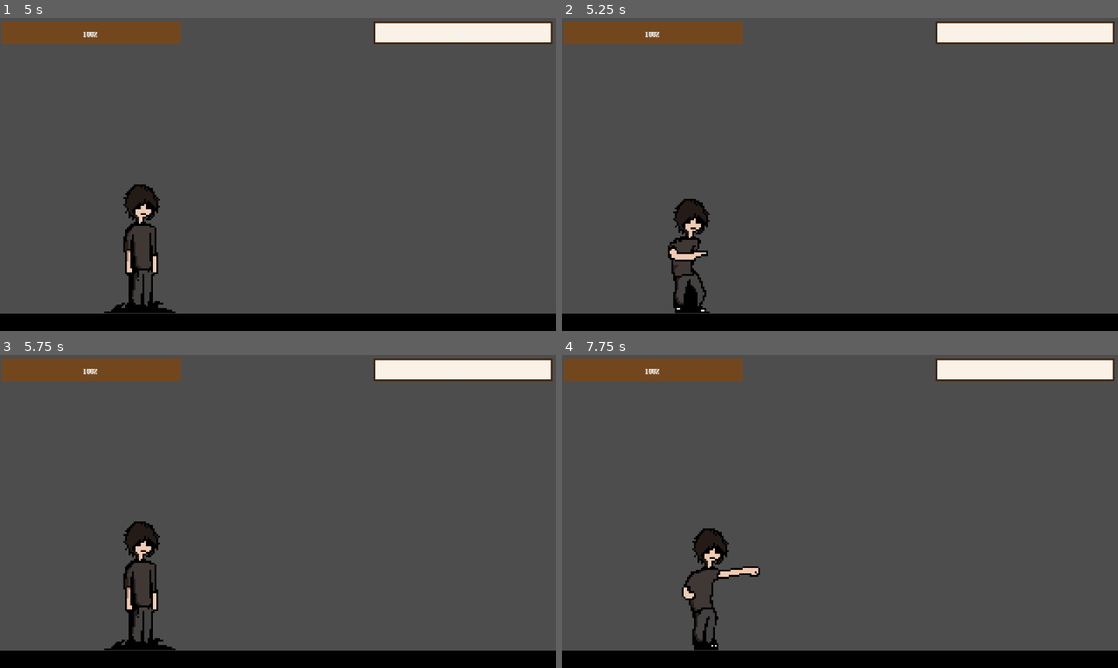
Above: before the commit, frames 1-4 (two rows, left to right).
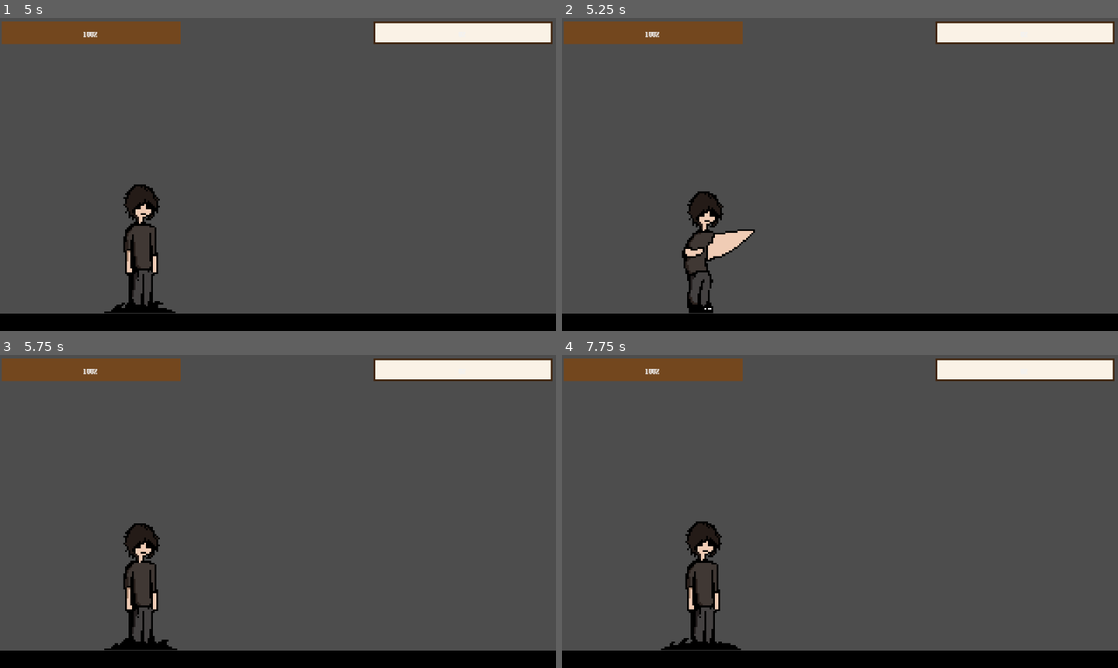
Above: after the commit, the same moments.

Repository: rcs227/Birkel-Brawlers
Game: Godot game, scene res://scenes/main_menu.tscn
Two runs of this game, one before a commit and one after it. Both use one fixed random seed, a clock stepped at 60 frames per second and the inputs below. The engine's default icon, where the game draws it, is replaced by a stand-in: a white triangle on a blue panel in a dark square.
Inputs:
- Up to frame 1 (5 s): click "PLAY" at 0.5 s; click "JP" at 1.25 s; click "2" at 2 s; click "START" at 2.75 s; hold D (right) from 3.53 s (still down); tap M (M) at 3.6 s; tap Space (jump) at 3.77, 4.52 s; tap Ctrl (crouch) at 4.35 s
- Up to frame 2 (5.25 s): release D (right) at 5.03 s; hold A (left) from 5.03 s (still down); hold E (light_attack) from 5.03 s (still down)
- Up to frame 3 (5.75 s): keep holding A (left); keep holding E (light_attack)
- Up to frame 4 (7.75 s): release A (left) at 5.78 s; release E (light_attack) at 5.78 s; hold D (right) 5.78-7.28 s; tap M (M) at 5.85 s; tap Space (jump) at 6.02, 6.77, 7.52 s; tap Ctrl (crouch) at 6.6 s; hold A (left) from 7.28 s (still down); tap E (light_attack) at 7.35 s

Frame 1 is identical in both runs. In frame 2, 2.5% of the frame differs, in the area x 19-35%, y 55-95%; in frame 3, 0.3%; in frame 4, 1.7%.

Commit message:
Adjusting attacks

Diff:
--- a/characters/jp/attacks/heavy_attack.tres
+++ b/characters/jp/attacks/heavy_attack.tres
@@ -5,6 +5,8 @@
 [resource]
 script = ExtResource("1_uv0hw")
 animation = &"heavy_attack"
-damage = 4.0
-hitbox_size = Vector2(70, 30)
-hitbox_offset = Vector2(25, -8)
+damage = 8.0
+knockback = Vector2(100, -50)
+stun_duration = 0.23
+hitbox_size = Vector2(76, 30)
+hitbox_offset = Vector2(28, 12)
--- a/characters/jp/attacks/heavy_special.tres
+++ b/characters/jp/attacks/heavy_special.tres
@@ -5,6 +5,8 @@
 [resource]
 script = ExtResource("1_kp8f1")
 animation = &"heavy_special"
-damage = 4.0
-hitbox_size = Vector2(70, 30)
-hitbox_offset = Vector2(25, -8)
+damage = 15.0
+knockback = Vector2(-150, -150)
+stun_duration = 0.5
+hitbox_size = Vector2(80, 30)
+hitbox_offset = Vector2(30, 17)
--- a/characters/jp/attacks/light_attack.tres
+++ b/characters/jp/attacks/light_attack.tres
@@ -5,8 +5,8 @@
 [resource]
 script = ExtResource("1_mghbe")
 animation = &"light_attack"
-damage = 1.0
-knockback = Vector2(500, 500)
+damage = 3.0
+knockback = Vector2(100, -50)
 stun_duration = 0.2
 hitbox_size = Vector2(50, 15)
 hitbox_offset = Vector2(15, -5)
--- a/characters/jp/attacks/light_special.tres
+++ b/characters/jp/attacks/light_special.tres
@@ -5,6 +5,8 @@
 [resource]
 script = ExtResource("1_mma64")
 animation = &"light_special"
-damage = 3.0
-hitbox_size = Vector2(50, 15)
-hitbox_offset = Vector2(15, 0)
+damage = 1.0
+knockback = Vector2(20, -15)
+stun_duration = 0.2
+hitbox_size = Vector2(53, 15)
+hitbox_offset = Vector2(18, -12)
--- a/characters/jp/attacks/medium_attack.tres
+++ b/characters/jp/attacks/medium_attack.tres
@@ -5,6 +5,8 @@
 [resource]
 script = ExtResource("1_ftm0i")
 animation = &"medium_attack"
-damage = 4.0
+damage = 6.0
+knockback = Vector2(200, -100)
+stun_duration = 0.3
 hitbox_size = Vector2(70, 30)
 hitbox_offset = Vector2(25, -8)
--- a/characters/jp/attacks/medium_special.tres
+++ b/characters/jp/attacks/medium_special.tres
@@ -5,6 +5,8 @@
 [resource]
 script = ExtResource("1_fio01")
 animation = &"medium_special"
-damage = 4.0
+damage = 9.0
+knockback = Vector2(200, -50)
+stun_duration = 0.4
 hitbox_size = Vector2(70, 30)
 hitbox_offset = Vector2(25, -8)
--- a/characters/jp/jp.tscn
+++ b/characters/jp/jp.tscn
@@ -244,6 +244,10 @@
 atlas = ExtResource("5_8hlw2")
 region = Rect2(384, 384, 128, 128)
 
+[sub_resource type="AtlasTexture" id="AtlasTexture_17t0o"]
+atlas = ExtResource("5_8hlw2")
+region = Rect2(384, 384, 128, 128)
+
 [sub_resource type="AtlasTexture" id="AtlasTexture_8hlw2"]
 atlas = ExtResource("5_8hlw2")
 region = Rect2(0, 128, 128, 128)
@@ -321,7 +325,7 @@
 }],
 "loop": false,
 "name": &"heavy_attack",
-"speed": 16.0
+"speed": 12.0
 }, {
 "frames": [{
 "duration": 1.0,
@@ -421,7 +425,7 @@
 }],
 "loop": false,
 "name": &"light_attack",
-"speed": 12.0
+"speed": 18.0
 }, {
 "frames": [{
 "duration": 1.0,
@@ -441,7 +445,7 @@
 }],
 "loop": false,
 "name": &"light_special",
-"speed": 6.0
+"speed": 12.0
 }, {
 "frames": [{
 "duration": 1.0,
@@ -498,6 +502,14 @@
 }],
 "loop": true,
 "name": &"parry",
+"speed": 5.0
+}, {
+"frames": [{
+"duration": 1.0,
+"texture": SubResource("AtlasTexture_17t0o")
+}],
+"loop": true,
+"name": &"stun",
 "speed": 5.0
 }, {
 "frames": [{
@@ -544,6 +556,48 @@
 }]
 }
 
+[sub_resource type="Animation" id="Animation_mi45g"]
+resource_name = "heavy_attack"
+length = 0.6667
+tracks/0/type = "method"
+tracks/0/imported = false
+tracks/0/enabled = true
+tracks/0/path = NodePath(".")
+tracks/0/interp = 1
+tracks/0/loop_wrap = true
+tracks/0/keys = {
+"times": PackedFloat32Array(0.416, 0.666),
+"transitions": PackedFloat32Array(1, 1),
+"values": [{
+"args": [],
+"method": &"activate_hitbox"
+}, {
+"args": [],
+"method": &"deactivate_hitbox"
+}]
+}
+
+[sub_resource type="Animation" id="Animation_7d0xu"]
+resource_name = "heavy_special"
+length = 1.125
+tracks/0/type = "method"
+tracks/0/imported = false
+tracks/0/enabled = true
+tracks/0/path = NodePath(".")
+tracks/0/interp = 1
+tracks/0/loop_wrap = true
+tracks/0/keys = {
+"times": PackedFloat32Array(0.625, 1.125),
+"transitions": PackedFloat32Array(1, 1),
+"values": [{
+"args": [],
+"method": &"activate_hitbox"
+}, {
+"args": [],
+"method": &"deactivate_hitbox"
+}]
+}
+
 [sub_resource type="Animation" id="Animation_fy61o"]
 resource_name = "idle"
 length = 0.8333
@@ -551,6 +605,27 @@
 
 [sub_resource type="Animation" id="Animation_h4wjq"]
 resource_name = "light_attack"
+length = 0.2778
+tracks/0/type = "method"
+tracks/0/imported = false
+tracks/0/enabled = true
+tracks/0/path = NodePath(".")
+tracks/0/interp = 1
+tracks/0/loop_wrap = true
+tracks/0/keys = {
+"times": PackedFloat32Array(0.1677, 0.277),
+"transitions": PackedFloat32Array(1, 1),
+"values": [{
+"args": [],
+"method": &"activate_hitbox"
+}, {
+"args": [],
+"method": &"deactivate_hitbox"
+}]
+}
+
+[sub_resource type="Animation" id="Animation_v3aiu"]
+resource_name = "light_special"
 length = 0.5
 tracks/0/type = "method"
 tracks/0/imported = false
@@ -559,7 +634,7 @@
 tracks/0/interp = 1
 tracks/0/loop_wrap = true
 tracks/0/keys = {
-"times": PackedFloat32Array(0.33333334, 0.5),
+"times": PackedFloat32Array(0.2, 0.5),
 "transitions": PackedFloat32Array(1, 1),
 "values": [{
 "args": [],
@@ -570,9 +645,9 @@
 }]
 }
 
-[sub_resource type="Animation" id="Animation_v3aiu"]
-resource_name = "light_special"
-length = 0.8333
+[sub_resource type="Animation" id="Animation_qwne8"]
+resource_name = "medium_attack"
+length = 0.6
 tracks/0/type = "method"
 tracks/0/imported = false
 tracks/0/enabled = true
@@ -580,7 +655,7 @@
 tracks/0/interp = 1
 tracks/0/loop_wrap = true
 tracks/0/keys = {
-"times": PackedFloat32Array(0.3333, 0.833),
+"times": PackedFloat32Array(0.3, 0.6),
 "transitions": PackedFloat32Array(1, 1),
 "values": [{
 "args": [],
@@ -591,9 +666,9 @@
 }]
 }
 
-[sub_resource type="Animation" id="Animation_qwne8"]
-resource_name = "medium_attack"
-length = 0.778
+[sub_resource type="Animation" id="Animation_4cwt5"]
+resource_name = "medium_special"
+length = 0.7
 tracks/0/type = "method"
 tracks/0/imported = false
 tracks/0/enabled = true
@@ -601,7 +676,7 @@
 tracks/0/interp = 1
 tracks/0/loop_wrap = true
 tracks/0/keys = {
-"times": PackedFloat32Array(0.56666666, 0.778),
+"times": PackedFloat32Array(0.4, 0.7),
 "transitions": PackedFloat32Array(1, 1),
 "values": [{
 "args": [],
@@ -615,10 +690,13 @@
 [sub_resource type="AnimationLibrary" id="AnimationLibrary_h5w7u"]
 _data = {
 &"RESET": SubResource("Animation_h5w7u"),
+&"heavy_attack": SubResource("Animation_mi45g"),
+&"heavy_special": SubResource("Animation_7d0xu"),
 &"idle": SubResource("Animation_fy61o"),
 &"light_attack": SubResource("Animation_h4wjq"),
 &"light_special": SubResource("Animation_v3aiu"),
-&"medium_attack": SubResource("Animation_qwne8")
+&"medium_attack": SubResource("Animation_qwne8"),
+&"medium_special": SubResource("Animation_4cwt5")
 }
 
 [sub_resource type="RectangleShape2D" id="RectangleShape2D_7d0xu"]
@@ -641,7 +719,12 @@
 position = Vector2(3, -31)
 scale = Vector2(1, 1.030303)
 sprite_frames = SubResource("SpriteFrames_70irc")
-animation = &"idle"
+animation = &"light_special"
+frame = 4
+frame_progress = 1.0
+
+[node name="AnimationPlayer" type="AnimationPlayer" parent="." unique_id=1948561704]
+libraries/ = SubResource("AnimationLibrary_h5w7u")
 
 [node name="StateMachine" type="Node" parent="." unique_id=776769573]
 script = ExtResource("7_h5w7u")
@@ -683,9 +766,6 @@
 [node name="CollisionShape2D2" type="CollisionShape2D" parent="Hurtbox" unique_id=406635198]
 position = Vector2(0, -1)
 shape = SubResource("RectangleShape2D_hr5o0")
-
-[node name="AnimationPlayer" type="AnimationPlayer" parent="." unique_id=1948561704]
-libraries/ = SubResource("AnimationLibrary_h5w7u")
 
 [node name="Hitbox" type="Area2D" parent="." unique_id=1605629383]
 collision_layer = 4
--- a/scripts/player/player.gd
+++ b/scripts/player/player.gd
@@ -8,7 +8,7 @@
 @onready var hitbox: Hitbox = get_node("Hitbox")
 
 # constants
-const STICK_DEADZONE := 0.1
+const STICK_DEADZONE := 0.3
 const TRIGGER_THRESHOLD := 0.5
 const CROUCH_THRESHOLD := .4
 
--- a/scripts/player/states/stun_state.gd
+++ b/scripts/player/states/stun_state.gd
@@ -10,7 +10,8 @@
 
 func physics_process(delta: float) -> String:
 	timer -= delta
-	player.apply_friction(delta)
+	player.velocity = player.knockback
+	player.knockback = player.knockback.move_toward(Vector2.ZERO, player.friction * delta)
 	player.apply_gravity(delta)
 	player.move_and_slide()
 	if timer <= 0.0:
Binary file changed: characters/jp/jp_sprite_sheet.png
